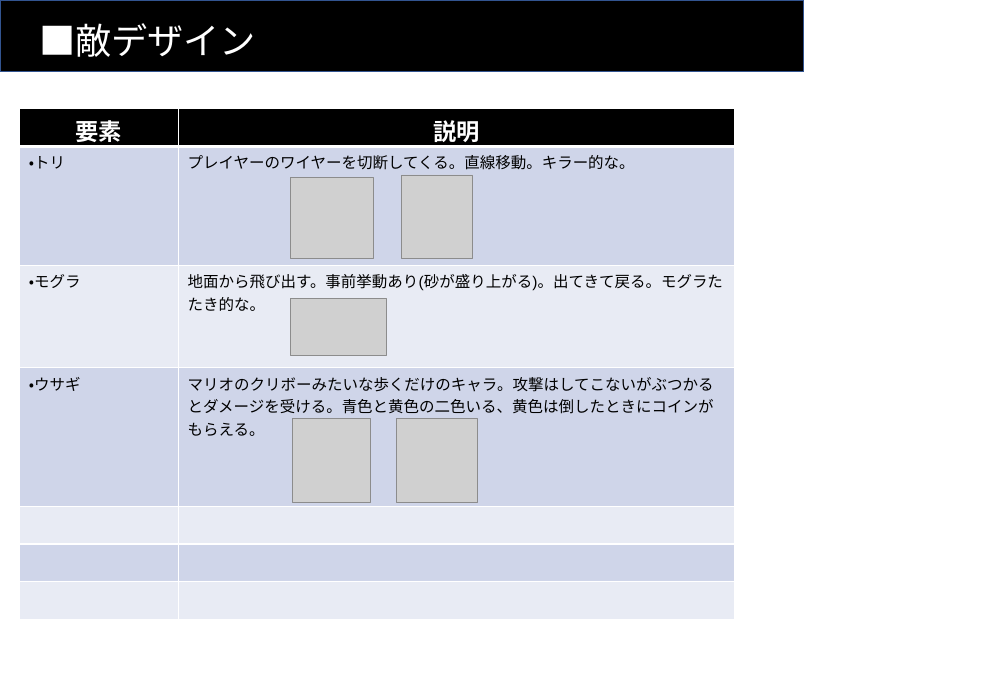
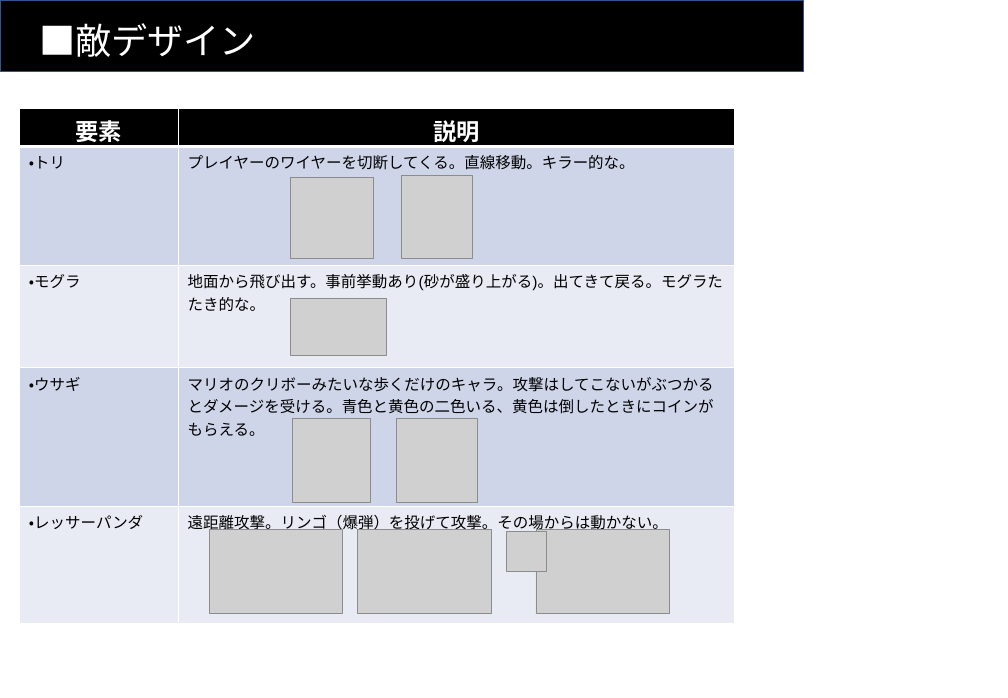
Before and after one commit to Koha58/FLUFF_SWING, a slide deck: slide 9 of Assets/Specs/仕様書.pptx (slide 8 before the commit). Drawn at 1008x698 pixels with LibreOffice and Linux fonts; fonts in the diff are those of the drawing; grey boxes stand for pictures. Boxes give left, top, right and bottom in pixels: in the first picture for what was removed or moved away, otherwise in the second. Text is boxed around its words. In the diff, an @@ line names an element or a change of style, - is before the commit and + after.

```diff
--- a/Assets/Specs/仕様書.pptx
+++ b/Assets/Specs/仕様書.pptx
@@ table at <box>20,109,735,624</box> @@
-row 5:  | 
-row 6:  | 
-row 7:  | 
+row 5: ・レッサーパンダ | 遠距離攻撃。リンゴ（爆弾）を投げて攻撃。その場からは動かない。
@@ picture added at <box>209,530,343,612</box> @@
@@ picture added at <box>358,530,491,612</box> @@
@@ picture added at <box>506,531,547,571</box> @@
@@ picture added at <box>536,530,669,612</box> @@
```
Also in this commit, not shown: 1 other slide changed, 1 slide added, 3 other files.
